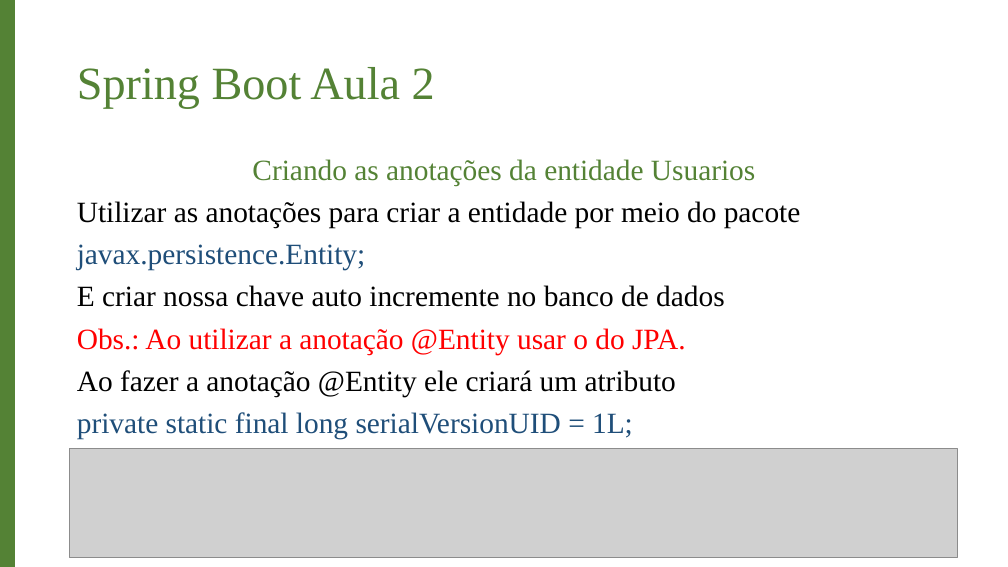
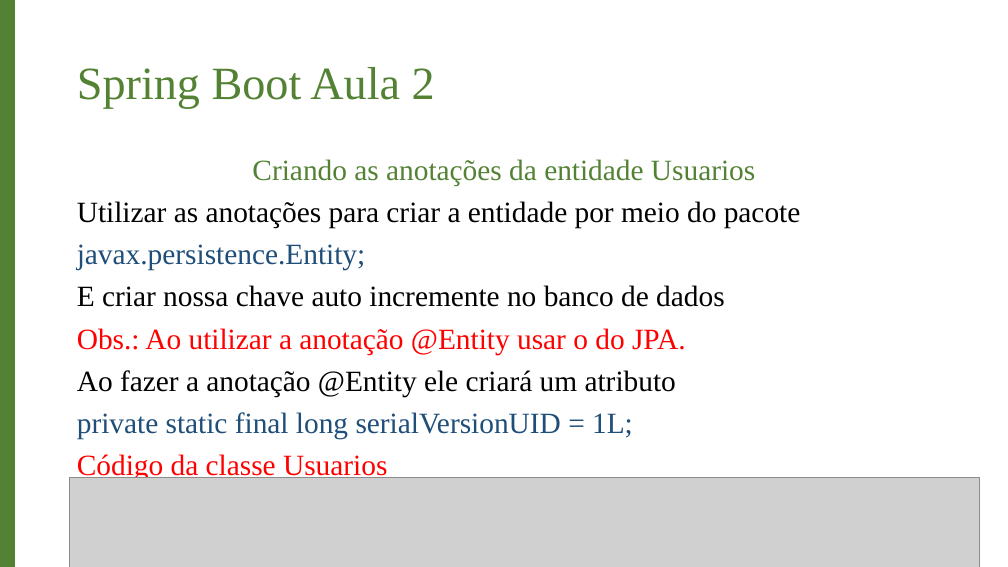
Before and after one commit to alisson10000/springboot, a slide deck: slide 8 of Spring boot/aula 2.pptx. Drawn at 1008x567 pixels with LibreOffice and Linux fonts; fonts in the diff are those of the drawing; grey boxes stand for pictures; background and template pictures are left out. Boxes give left, top, right and bottom in pixels: in the first picture for what was removed or moved away, otherwise in the second. Text is boxed around its words. In the diff, an @@ line names an element or a change of style, - is before the commit and + after.

```diff
--- a/Spring boot/aula 2.pptx
+++ b/Spring boot/aula 2.pptx
@@ picture: place and size @@
-picture at [70,448,957,558]
+picture at [70,477,980,567]
@@ text at [77,454,387,482]: paragraph added @@
+Código da classe Usuarios
```
Also in this commit, not shown: 1 other slide changed, 1 slide added.
